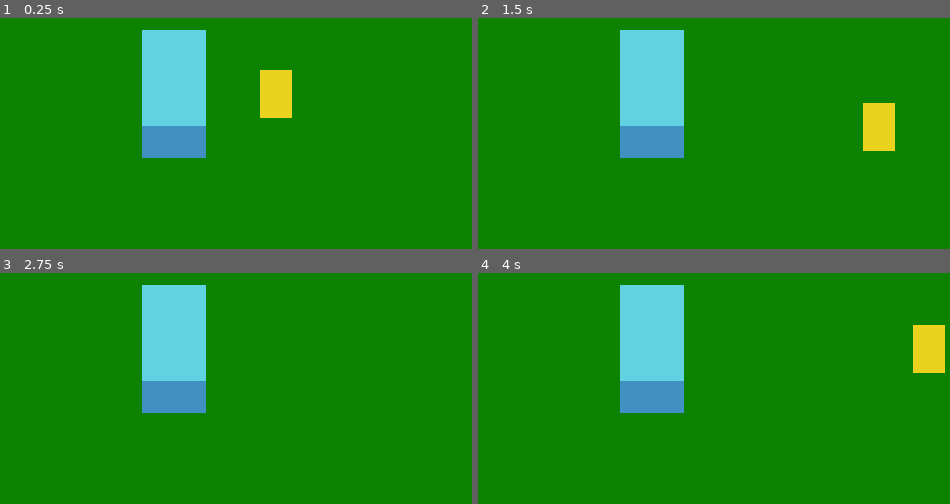
Above: before the commit, frames 1-4 (two rows, left to right).
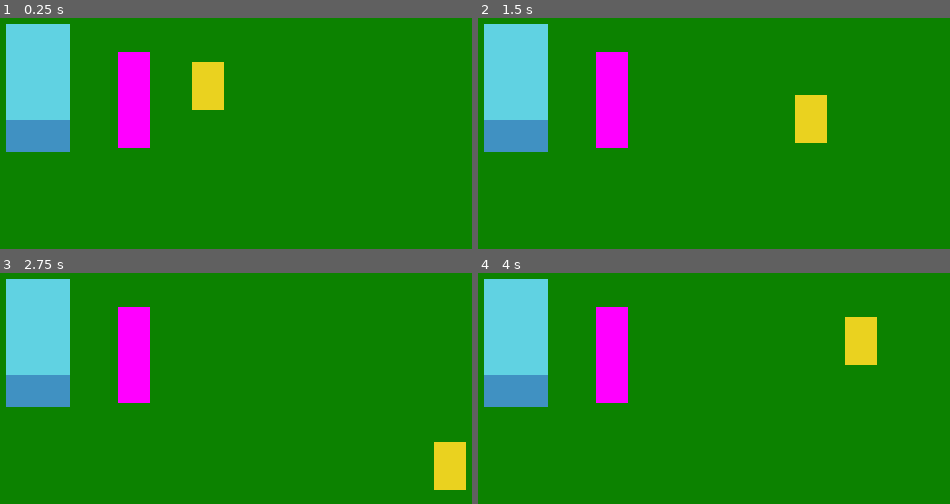
Above: after the commit, the same moments.

Repository: paperman5/godot-shadow-test
Game: Godot game, scene res://Level.tscn
The game is run twice, just before and just after one commit, with the same random seed, the same clock (stepped at 60 frames per second) and the same inputs.
Inputs:
- Up to frame 1 (0.25 s): no input
- Up to frame 2 (1.5 s): tap Enter at 0.5 s; hold D (move_right) 0.53-1.28 s; hold S (move_down) from 1.28 s (still down)
- Up to frame 3 (2.75 s): release S (move_down) at 2.03 s; hold D (move_right) from 2.03 s (still down)
- Up to frame 4 (4 s): release D (move_right) at 2.78 s; hold W (move_up) 2.78-3.53 s; hold A (move_left) from 3.53 s (still down)

The runs differ from the first frame. In frame 1, 19% of the frame differs, in the area x 1-62%, y 2-61%; in frame 2, 20%, in the area x 1-89%, y 2-61%; in frame 3, 19%; in frame 4, 20%.

Commit message:
Correct shadow shader

Diff:
--- a/Character.gd
+++ b/Character.gd
@@ -5,6 +5,7 @@
 var shear := 0.5
 
 onready var poly = get_node("Polygon2D")
+onready var spr = get_node("Sprite")
 
 func _physics_process(delta):
 	var input := Vector2(Input.get_axis("move_left", "move_right"), Input.get_axis("move_up", "move_down"))
@@ -12,8 +13,3 @@
 		input = input.normalized()
 
 	move_and_slide(input * move_speed * delta)
-
-#func _process(delta):
-#	var t = poly.transform
-#	t.y = Vector2(shear, 1.0)
-#	poly.transform = t
--- a/Character.tscn
+++ b/Character.tscn
@@ -1,25 +1,54 @@
-[gd_scene load_steps=5 format=2]
+[gd_scene load_steps=7 format=2]
 
 [ext_resource path="res://Character.gd" type="Script" id=1]
 [ext_resource path="res://character.png" type="Texture" id=2]
+[ext_resource path="res://box-shadow.png" type="Texture" id=3]
+
+[sub_resource type="Shader" id=3]
+code = "shader_type canvas_item;
+
+uniform vec2 shadow_vec = vec2(0.0);
+uniform vec4 shadow_color : hint_color;
+
+void fragment() {
+	vec2 display_size = 1.0 / fwidth(UV); // onscreen size in pixels
+	vec2 local_pos = vec2(UV.x * display_size.x, (1.0 - UV.y) * display_size.y); // local position from bottom-left in pixels
+	vec2 sample_loc = vec2(FRAGCOORD.x, FRAGCOORD.y - local_pos.y);
+	sample_loc.y -= local_pos.y * shadow_vec.y;
+	sample_loc.x += shadow_vec.x * local_pos.y;
+
+	vec4 c = texelFetch(SCREEN_TEXTURE, ivec2(sample_loc), 0);
+
+	if (c == shadow_color) {
+		COLOR = shadow_color;
+	} else {
+		COLOR = texture(TEXTURE, UV);
+	}
+}"
+
+[sub_resource type="ShaderMaterial" id=4]
+shader = SubResource( 3 )
+shader_param/shadow_vec = Vector2( 1, 0.5 )
+shader_param/shadow_color = Color( 1, 0, 1, 1 )
 
 [sub_resource type="RectangleShape2D" id=1]
 extents = Vector2( 8, 3 )
 
-[sub_resource type="CanvasItemMaterial" id=2]
-blend_mode = 3
-
 [node name="Character" type="KinematicBody2D"]
 script = ExtResource( 1 )
 
+[node name="Sprite2" type="Sprite" parent="."]
+visible = false
+modulate = Color( 1, 0, 1, 1 )
+position = Vector2( 8, 23 )
+texture = ExtResource( 3 )
+
 [node name="Sprite" type="Sprite" parent="."]
+material = SubResource( 4 )
 texture = ExtResource( 2 )
 offset = Vector2( 0, -12 )
 
 [node name="CollisionShape2D" type="CollisionShape2D" parent="."]
+visible = false
 position = Vector2( 0, -3 )
 shape = SubResource( 1 )
-
-[node name="Polygon2D" type="Polygon2D" parent="."]
-material = SubResource( 2 )
-polygon = PoolVector2Array( -8, 0, -8, -24, 8, -24, 8, 0 )
--- a/Level.tscn
+++ b/Level.tscn
@@ -1,19 +1,26 @@
-[gd_scene load_steps=3 format=2]
+[gd_scene load_steps=4 format=2]
 
 [ext_resource path="res://Box.tscn" type="PackedScene" id=1]
 [ext_resource path="res://Character.tscn" type="PackedScene" id=2]
+[ext_resource path="res://box-shadow.png" type="Texture" id=3]
 
 [node name="Level" type="Node2D"]
 
 [node name="Polygon2D" type="Polygon2D" parent="."]
-z_index = -1
+z_index = -10
 color = Color( 0.0509804, 0.513726, 0, 1 )
 polygon = PoolVector2Array( 0, 0, 320, 0, 320, 180, 0, 180 )
 
 [node name="YSort" type="YSort" parent="."]
 
+[node name="Box-shadow" type="Sprite" parent="YSort"]
+modulate = Color( 1, 0, 1, 1 )
+position = Vector2( 151, 94 )
+z_index = -3
+texture = ExtResource( 3 )
+
 [node name="Box" parent="YSort" instance=ExtResource( 1 )]
-position = Vector2( 155, 123 )
+position = Vector2( 87, 120 )
 
 [node name="Character" parent="YSort" instance=ExtResource( 2 )]
-position = Vector2( 222, 103 )
+position = Vector2( 188, 99 )
